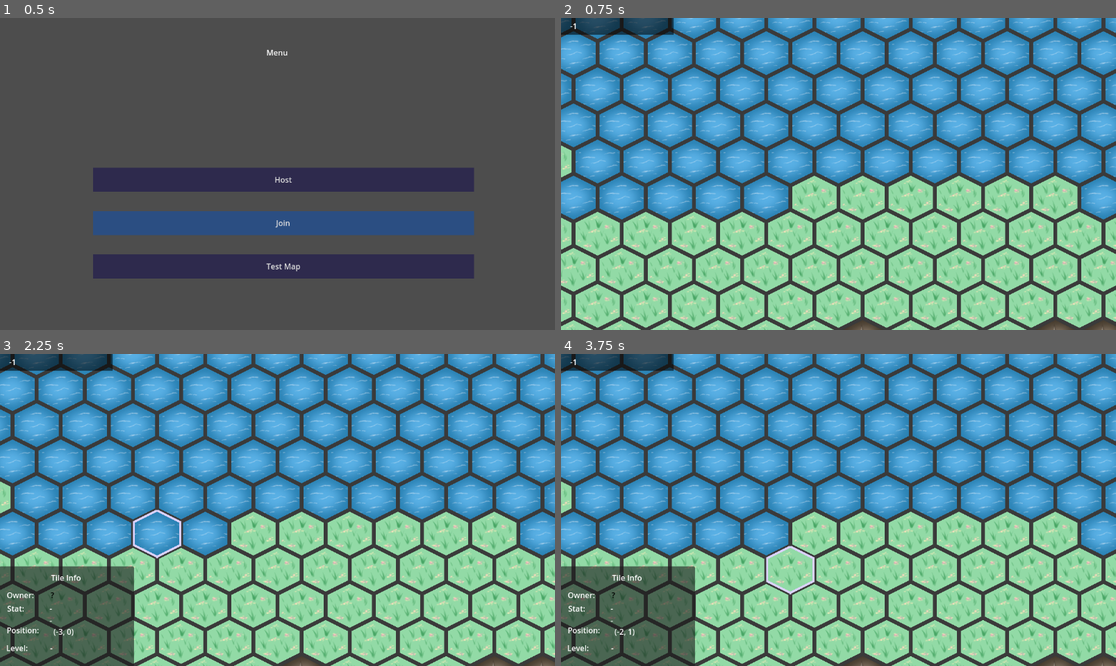
Above: before the commit, frames 1-4 (two rows, left to right).
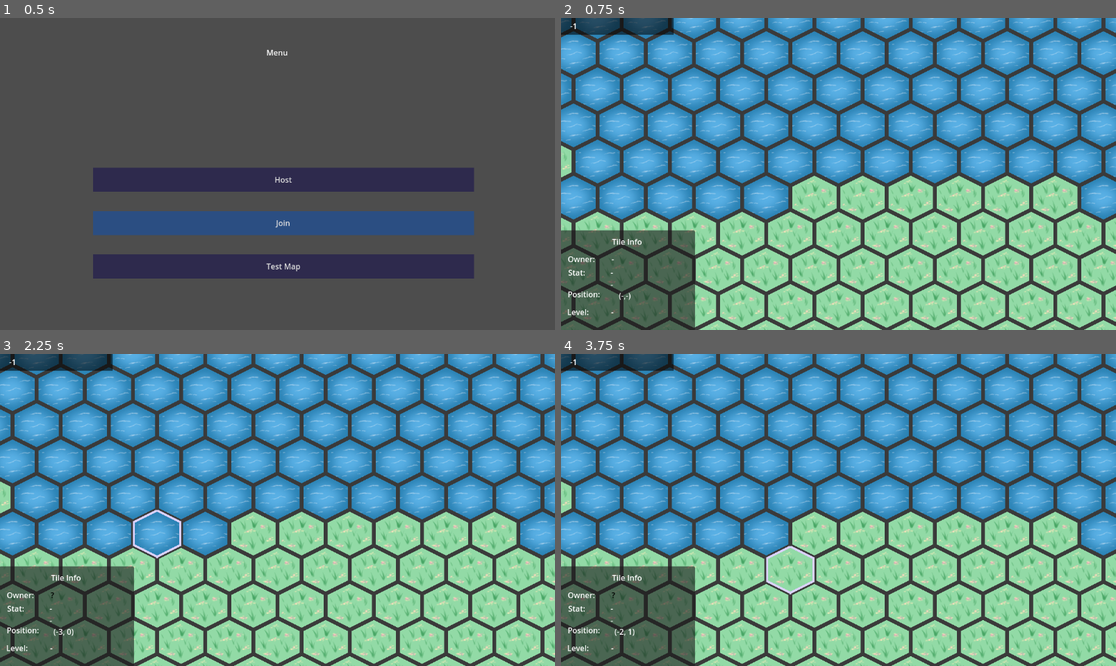
Above: after the commit, the same moments.

Repository: DragonCat4012/Shyv_Game
Game: Godot game, scene res://Scenes/menu.tscn
Two runs of this game, one before a commit and one after it. Both use one fixed random seed, a clock stepped at 60 frames per second and the inputs below.
Inputs (mouse positions are in pixels of both pictures, inside the frame that each line leads up to):
- Up to frame 1 (0.5 s): no input
- Up to frame 2 (0.75 s): click "Test Map" at 0.5 s
- Up to frame 3 (2.25 s): tap Enter at 1.25 s; move the mouse to (399, 494) at 1.27 s; right-click (399, 494) at 1.35 s; tap Space at 2 s; move the mouse to (166, 525) at 2.02 s; click (166, 525) at 2.1 s
- Up to frame 4 (3.75 s): tap Enter at 2.75 s; move the mouse to (894, 441) at 2.77 s; right-click (894, 441) at 2.85 s; tap Space at 3.5 s; move the mouse to (810, 572) at 3.52 s; click (810, 572) at 3.6 s

Frame 1 is identical in both runs. In frame 2, 6.9% of the frame differs, in the area x 0-100%, y 67-100%; in frame 3, 0.3%; in frame 4, 0.3%.

Commit message:
Add Gamephase Scene

Diff:
--- a/GamManager.gd
+++ b/GamManager.gd
@@ -24,6 +24,16 @@
 var currentNationIDCount = 1 # only changed by server/host!
 
 var ownNation = null
+
+# Game Phases
+var currentPhase = 0
+"""
+0: None -> not started or error
+1: EVENT
+2: Building
+3: Movement
+4: Endphase
+"""
 
 func _on_host_pressed():
 	multiplayer_peer.create_server(Port)
--- a/Scenes/Game/MapScene.gd
+++ b/Scenes/Game/MapScene.gd
@@ -83,7 +83,7 @@
 			if noiseValue >= 0.0: # land
 				tile_map.set_cell(layerTerrain, Vector2(x,y), source_id, land_atlas)
 				GamManager.land_tiles.append(Vector2(x,y))
-			if noiseValue >= 0.2: # high land
+			if noiseValue >= 0.4: # high land
 				tile_map.set_cell(layerTerrain, Vector2(x,y), source_id, high_land_atlas)
 				GamManager.land_tiles.append(Vector2(x,y))
 			elif noiseValue < 0.0: # water
--- a/Scenes/Game/map.tscn
+++ b/Scenes/Game/map.tscn
@@ -62,7 +62,6 @@
 text = "-1"
 
 [node name="TileInfoPanel" type="Panel" parent="Camera2D/Control"]
-visible = false
 layout_mode = 0
 offset_left = -2.0
 offset_top = 442.0
--- /dev/null
+++ b/Scenes/Overlays/GamePhasesScene.tscn
@@ -0,0 +1,27 @@
+[gd_scene format=3 uid="uid://md3mc5jmctsj"]
+
+[node name="GamePhasesScene" type="Node2D"]
+
+[node name="ColorRect2" type="ColorRect" parent="."]
+offset_left = 848.0
+offset_top = 14.0
+offset_right = 888.0
+offset_bottom = 54.0
+
+[node name="ColorRect" type="ColorRect" parent="."]
+offset_left = 700.0
+offset_top = 7.0
+offset_right = 740.0
+offset_bottom = 47.0
+
+[node name="ColorRect3" type="ColorRect" parent="."]
+offset_left = 569.0
+offset_top = 14.0
+offset_right = 609.0
+offset_bottom = 54.0
+
+[node name="ColorRect4" type="ColorRect" parent="."]
+offset_left = 424.0
+offset_top = 7.0
+offset_right = 464.0
+offset_bottom = 47.0
Binary file added: Graphics/gamephases.png
Not shown, added: Graphics/gamephases.png.import
